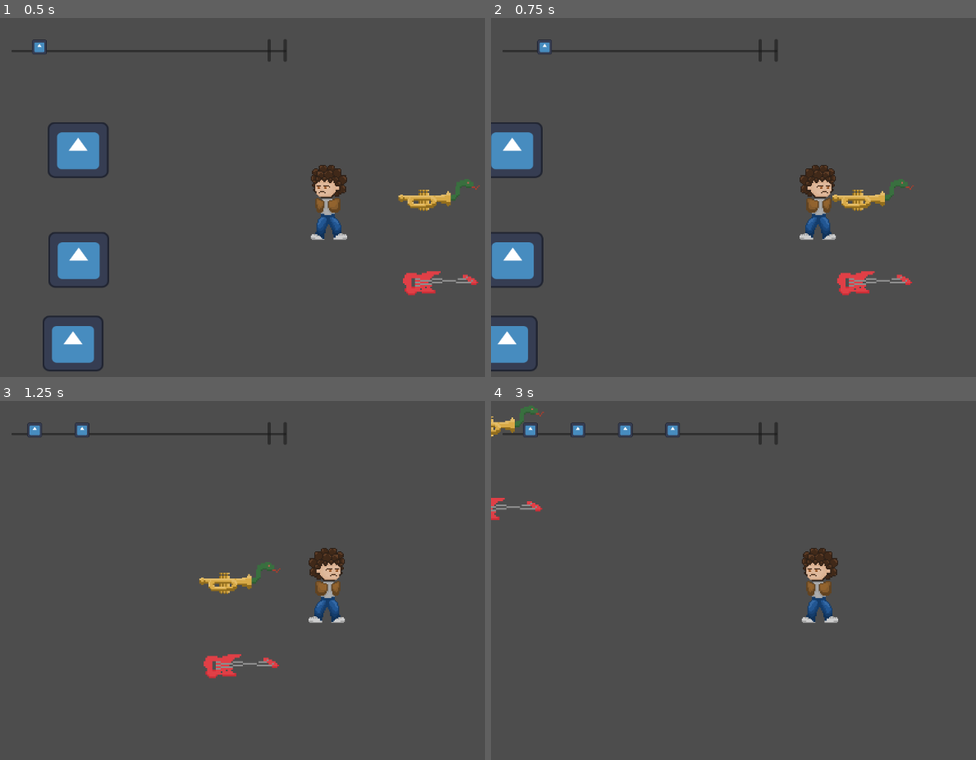
Above: before the commit, frames 1-4 (two rows, left to right).
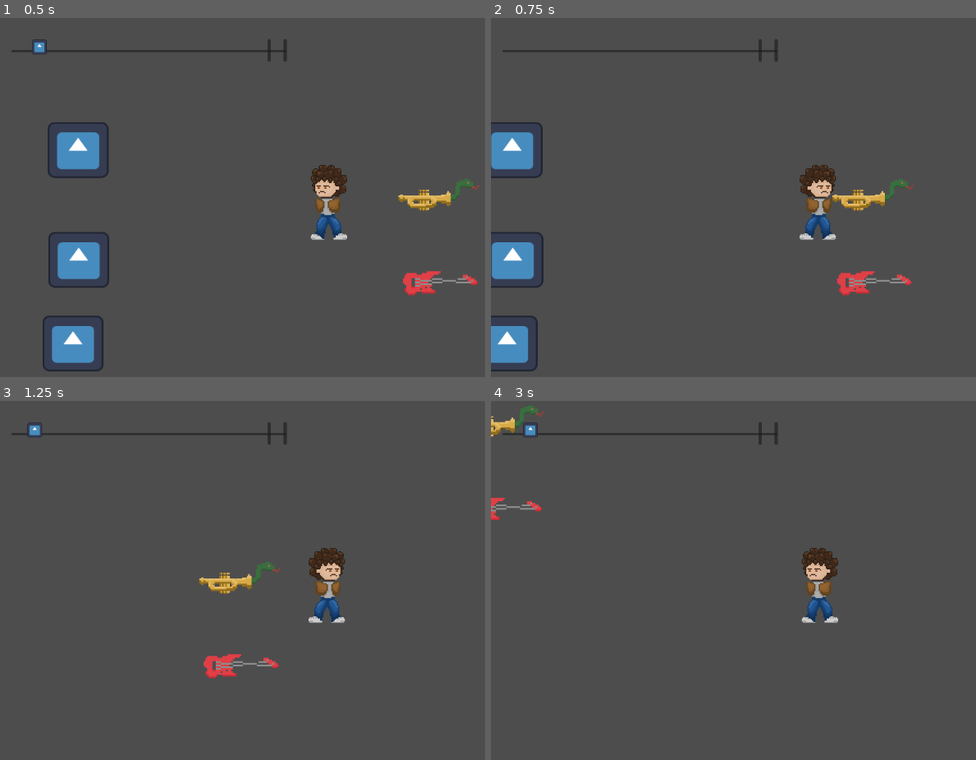
Above: after the commit, the same moments.

Repository: ArnoBidet/Beat-Bounty-Tape-Odyssey
Game: Godot game, scene res://main_scene.tscn
The game is run twice, just before and just after one commit, with the same random seed, the same clock (stepped at 60 frames per second) and the same inputs. The engine's default icon, where the game draws it, is replaced by a stand-in: a white triangle on a blue panel in a dark square.
Inputs (mouse positions are in pixels of both pictures, inside the frame that each line leads up to):
- Up to frame 1 (0.5 s): no input
- Up to frame 2 (0.75 s): move the mouse to (961, 183) at 0.52 s; press the mouse at (961, 183) at 0.53 s; hold D (right) from 0.53 s (still down)
- Up to frame 3 (1.25 s): keep holding D (right)
- Up to frame 4 (3 s): move the mouse to (689, 605) at 1.27 s; release D (right) at 1.28 s; release the mouse at (689, 605) at 1.28 s; hold S (down) 1.28-2.03 s; tap E at 1.35, 2.85 s; move the mouse to (883, 505) at 2.02 s; press the mouse at (883, 505) at 2.03 s; hold D (right) 2.03-2.78 s; move the mouse to (786, 659) at 2.77 s; release the mouse at (786, 659) at 2.78 s; hold W (up) from 2.78 s (still down); click (786, 659) at 2.92 s

Frame 1 is identical in both runs. In frame 2, less than 0.1% of the frame differs, in the area x 9-13%, y 5-11%; in frame 3, less than 0.1%; in frame 4, 0.3%, in the area x 16-39%, y 5-11%.

Commit message:
fix: better hud handling

Diff:
--- a/hud/HUD.gd
+++ b/hud/HUD.gd
@@ -1,19 +1,23 @@
 extends CanvasLayer
 signal CanShoot()
 var n = 0
+var group_note = []
 
-func _process(delta):
+func _process(_delta):
 	if( n%50 == 0):
 		var note1 = preload("res://hud/note.tscn").instantiate()
 		add_child(note1)
+		group_note.push_front(note1)
 	n+=1
 
 
-
-func _on_area_2d_area_exited(area):
-	CanShoot.emit(false)
-	area.queue_free()
+func _on_player_has_shot():
+	if group_note != null and group_note.size() > 0 :
+		group_note[group_note.size()-1].queue_free()
+		group_note.remove_at(group_note.size()-1)
 
 
-func _on_area_2d_area_entered(area):
-	CanShoot.emit(true)
+func _on_note_end_trail_area_entered(area):
+	if group_note != null and group_note.size() > 0 :
+		group_note[group_note.size()-1].queue_free()
+		group_note.remove_at(group_note.size()-1)
--- a/hud/HUD.tscn
+++ b/hud/HUD.tscn
@@ -26,11 +26,19 @@
 offset_right = 504.0
 offset_bottom = 77.0
 
+[node name="NoteEndTrail" type="Area2D" parent="."]
+position = Vector2(31, 0)
+
+[node name="CollisionShape2D" type="CollisionShape2D" parent="NoteEndTrail"]
+position = Vector2(483, 58)
+shape = SubResource("RectangleShape2D_6arfg")
+
 [node name="Area2D" type="Area2D" parent="."]
 
 [node name="CollisionShape2D" type="CollisionShape2D" parent="Area2D"]
 position = Vector2(483, 58)
 shape = SubResource("RectangleShape2D_6arfg")
 
+[connection signal="area_entered" from="NoteEndTrail" to="." method="_on_note_end_trail_area_entered"]
 [connection signal="area_entered" from="Area2D" to="." method="_on_area_2d_area_entered"]
 [connection signal="area_exited" from="Area2D" to="." method="_on_area_2d_area_exited"]
Not shown: 1 places in hud/HUD.tscn that only renumber resources
